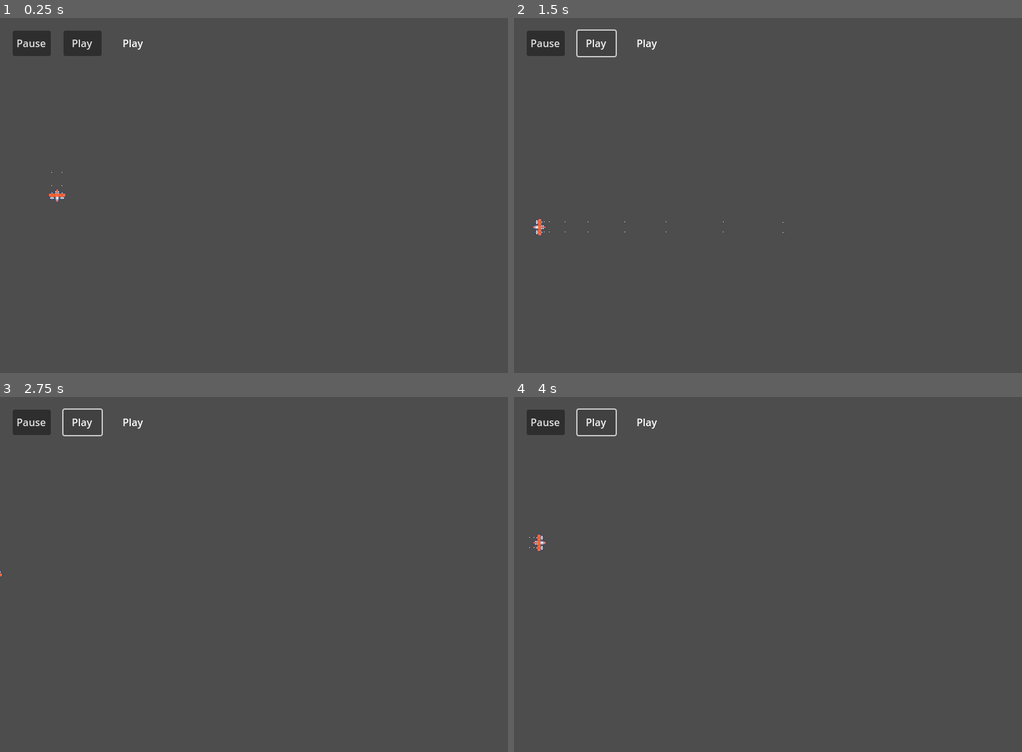
Above: before the commit, frames 1-4 (two rows, left to right).
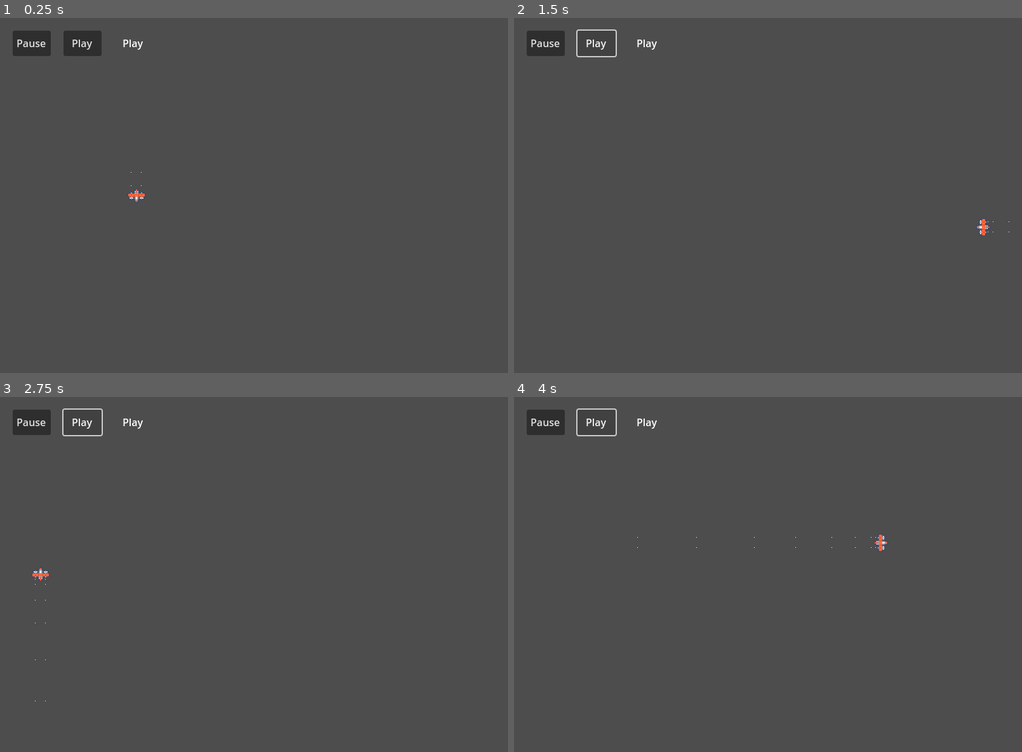
Above: after the commit, the same moments.

Repository: aquaerujan/Godot-Basics
Game: Godot game, scene res://Sample/Sample_5.tscn
Two runs of this game, one before a commit and one after it. Both use one fixed random seed, a clock stepped at 60 frames per second and the inputs below. The project has no main scene, so this scene is started directly.
Inputs:
- Up to frame 1 (0.25 s): no input
- Up to frame 2 (1.5 s): click "Pause" at 0.5 s; click "Play" at 1.25 s
- Up to frame 3 (2.75 s): click "Play" at 2 s
- Up to frame 4 (4 s): click "Play" at 2.75 s

The runs differ from the first frame. In frame 1, 0.1% of the frame differs, in the area x 9-29%, y 43-52%; in frame 2, 0.1%; in frame 3, less than 0.1%; in frame 4, 0.1%, in the area x 3-74%, y 38-44%.

Commit message:
Init Tutorial

Diff:
--- a/Pausing Game/Sample/Sample_5.tscn
+++ b/Pausing Game/Sample/Sample_5.tscn
@@ -5,6 +5,21 @@
 [ext_resource type="PackedScene" uid="uid://fmncuy24onsf" path="res://ball.tscn" id="3_u4ogc"]
 [ext_resource type="Texture2D" uid="uid://cr18vfc3aiox7" path="res://Assets/ship_0001.png" id="4_e125p"]
 [ext_resource type="AudioStream" uid="uid://l4lwahtmeoy" path="res://Assets/DST_TowerDefenseTheme.mp3" id="5_6q4n6"]
+
+[sub_resource type="Animation" id="Animation_vd2ir"]
+length = 0.001
+tracks/0/type = "value"
+tracks/0/imported = false
+tracks/0/enabled = true
+tracks/0/path = NodePath("Pivot:rotation")
+tracks/0/interp = 1
+tracks/0/loop_wrap = true
+tracks/0/keys = {
+"times": PackedFloat32Array(0),
+"transitions": PackedFloat32Array(1),
+"update": 0,
+"values": [6.28319]
+}
 
 [sub_resource type="Animation" id="Animation_uanif"]
 resource_name = "fly"
@@ -20,21 +35,6 @@
 "transitions": PackedFloat32Array(1, 1),
 "update": 0,
 "values": [0.0, 6.28319]
-}
-
-[sub_resource type="Animation" id="Animation_vd2ir"]
-length = 0.001
-tracks/0/type = "value"
-tracks/0/imported = false
-tracks/0/enabled = true
-tracks/0/path = NodePath("Pivot:rotation")
-tracks/0/interp = 1
-tracks/0/loop_wrap = true
-tracks/0/keys = {
-"times": PackedFloat32Array(0),
-"transitions": PackedFloat32Array(1),
-"update": 0,
-"values": [6.28319]
 }
 
 [sub_resource type="AnimationLibrary" id="AnimationLibrary_p3cs0"]
--- /dev/null
+++ b/Pausing Game/ball.gd
@@ -0,0 +1,8 @@
+extends CharacterBody2D
+
+var direction:Vector2 = Vector2.RIGHT
+
+func _physics_process(delta):
+	var collision_info = move_and_collide(direction * 500 * delta)
+	if collision_info:
+		direction = direction.bounce(collision_info.get_normal())
--- a/Pausing Game/ball.tscn
+++ b/Pausing Game/ball.tscn
@@ -1,9 +1,12 @@
-[gd_scene load_steps=2 format=3 uid="uid://fmncuy24onsf"]
+[gd_scene load_steps=3 format=3 uid="uid://fmncuy24onsf"]
+
+[ext_resource type="Script" path="res://ball.gd" id="1_v2gbp"]
 
 [sub_resource type="CircleShape2D" id="CircleShape2D_fvin4"]
 radius = 20.0
 
 [node name="Ball" type="CharacterBody2D"]
+script = ExtResource("1_v2gbp")
 
 [node name="CollisionShape2D" type="CollisionShape2D" parent="."]
 shape = SubResource("CircleShape2D_fvin4")
--- /dev/null
+++ b/Pausing Game/menu.gd
@@ -0,0 +1,9 @@
+extends Control
+
+@onready var state_label = $State_Label
+
+func _on_pause_button_button_down():
+	pass # Replace with function body.
+
+func _on_play_button_button_down():
+	pass # Replace with function body.
--- a/Pausing Game/menu.tscn
+++ b/Pausing Game/menu.tscn
@@ -1,10 +1,13 @@
-[gd_scene format=3 uid="uid://bhgkd1umpokvr"]
+[gd_scene load_steps=2 format=3 uid="uid://bhgkd1umpokvr"]
+
+[ext_resource type="Script" path="res://menu.gd" id="1_l68d2"]
 
 [node name="Menu" type="Control"]
 layout_mode = 3
 anchors_preset = 0
 offset_right = 40.0
 offset_bottom = 40.0
+script = ExtResource("1_l68d2")
 
 [node name="Pause_Button" type="Button" parent="."]
 layout_mode = 0
@@ -31,3 +34,6 @@
 text = "Play"
 horizontal_alignment = 1
 vertical_alignment = 1
+
+[connection signal="button_down" from="Pause_Button" to="." method="_on_pause_button_button_down"]
+[connection signal="button_down" from="Play_Button" to="." method="_on_play_button_button_down"]
